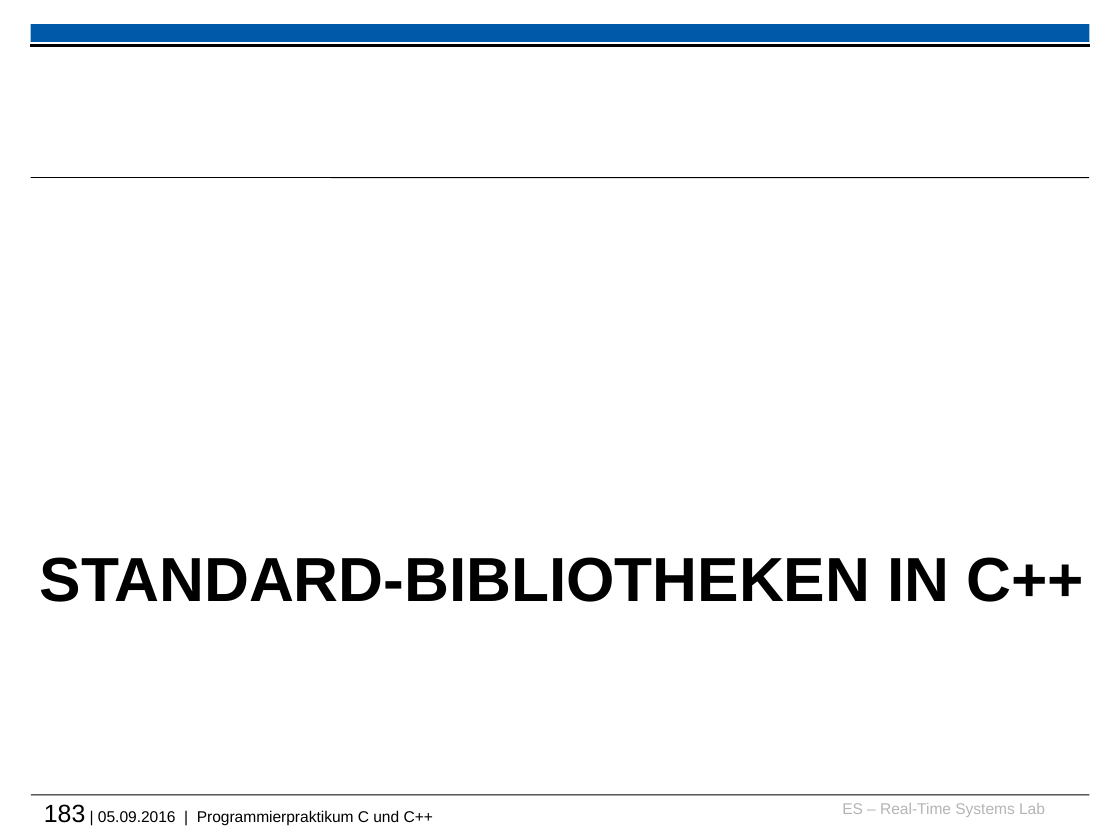
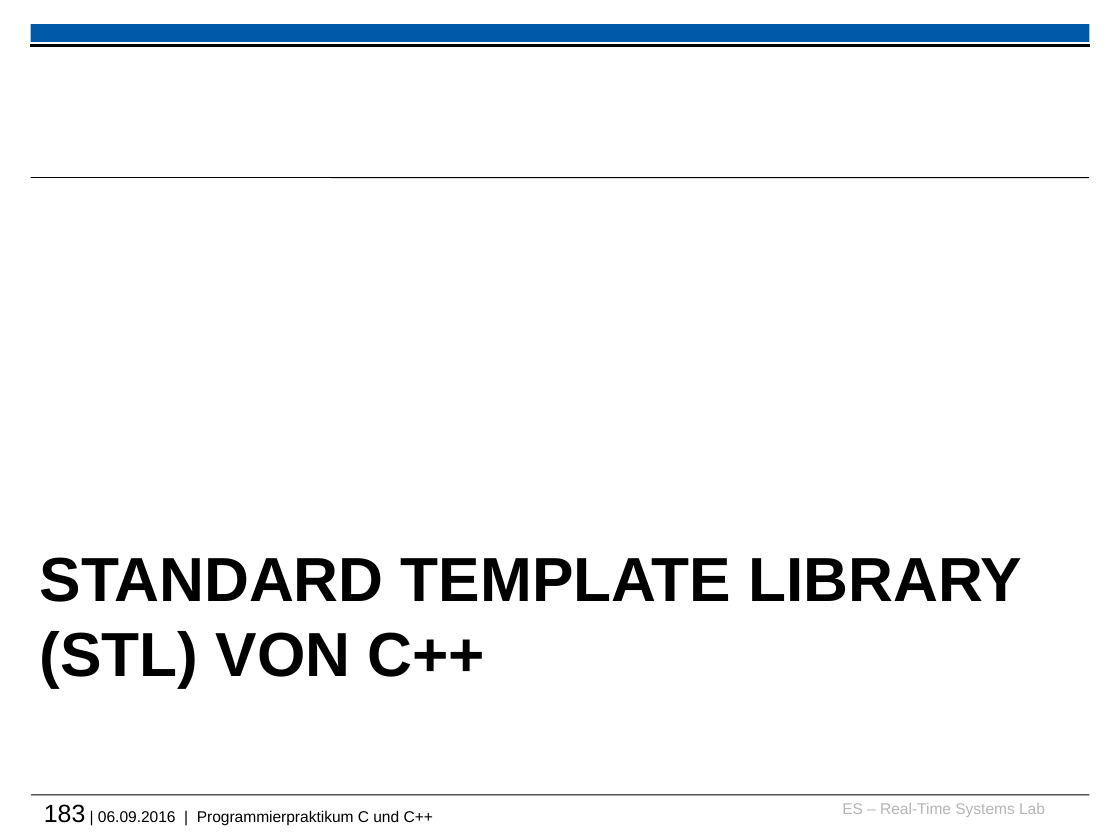
Before and after one commit to h82k/tud-cppp, a slide deck: slide 183 of cppp_lecture.pptx. Drawn at 1120x840 pixels with LibreOffice and Linux fonts; fonts in the diff are those of the drawing; background and template pictures are left out. Boxes give left, top, right and bottom in pixels: in the first picture for what was removed or moved away, otherwise in the second. Text is boxed around its words. In the diff, an @@ line names an element or a change of style, - is before the commit and + after.

```diff
--- a/cppp_lecture.pptx
+++ b/cppp_lecture.pptx
@@ title at (40,557,1022,687): text changed @@
-STANDARD-BIBLIOTHEKEN IN C++
+STANDARD TEMPLATE LIBRARY (STL) VON C++
@@ text at (44,804,433,825): text changed @@
-183 | 05.09.2016 | Programmierpraktikum C und C++
+183 | 06.09.2016 | Programmierpraktikum C und C++
```
Also in this commit, not shown: 19 other slides changed, 2 other files.
